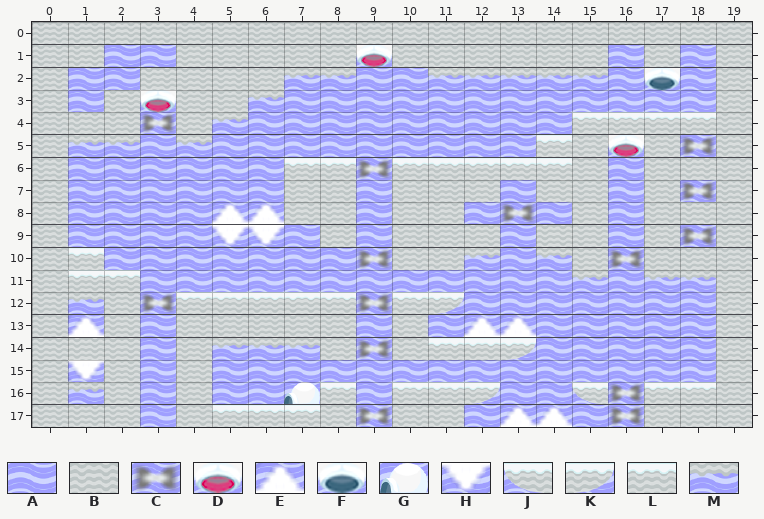
One commit to this Tiled map: data/map/08.tmx. The picture above was drawn from the file before the commit.
Cells are 64x40 px. Shown: x 0..19, y 0..17.
Key: from "breakout": A 0 "bg", B 1 "solid", C 2 "solid", D 3 "shot", E 4 "death", F 5 "start", G 6 "exit", H 23 "trap_rev", J 37 "solid", K 38 "solid", L 39 "solid", M 41 "bottom".
_ is an empty cell.
Layer "Calque de Tile 1" before, first column x 0:
 0 BBBBBBBBBBBBBBBBBBBB
 1 BBAABBBBBDBBBBBBABAB
 2 BAABBBBMMAAMMMMMAFAB
 3 BABDBBMAAAAAAAAAAAAB
 4 BBBCBMAAAAAAAAALLLLB
 5 BMMAMAAAAAAAAALBDBCB
 6 BAAAAAALLCLLLLLBABBB
 7 BAAAAAABBABBBABBABCB
 8 BAAAAEEBBABBACABABBB
 9 BAAAAHHABABBBABBABCB
10 BLAAAAAAACBBMAMBCBBB
11 BLLAAAAAAAAAAAAMAMMB
12 BMBCLLLLLCLKAAAAAAAB
13 BEBABBBBBABAEEAAAAAB
14 BBBABMMMBCBLLKAAAAAB
15 BHBABAAAAAAAAAAAAAAB
16 BMBABAAGLALLKAAJCLLB
17 BBBABLLLBCBBAEEACBBB
Once edited:
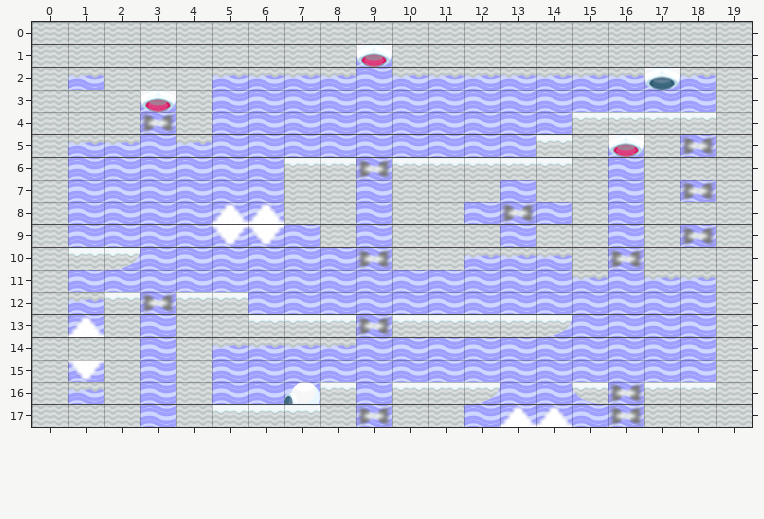
The exact change:
Layer "Calque de Tile 1":
y 1: x 2..3 AA -> BB; x 16 A -> B; x 18 A -> B
y 2: x 1..2 AA -> MB; x 5..6 BB -> MM; x 10 A -> M; x 16 A -> M; x 18 A -> M
y 3: x 1 A -> B; x 5..6 BM -> AA
y 4: x 5 M -> A
y 10: x 2 A -> K; x 13 A -> M
y 11: x 1..2 LL -> AA
y 12: x 2 B -> L; x 6..11 LLLCLK -> AAAAAA
y 13: x 6..14 BBBABAEEA -> LLLCLLLLK
y 14: x 8..13 BCBLLK -> MAAAAA
Boxes around the changes in both pictures, in picture pixels (x1, y1, x2, y2):
changed: (68, 45, 176, 112)
changed: (608, 45, 644, 78)
changed: (680, 45, 716, 78)
changed: (212, 75, 284, 122)
changed: (392, 68, 428, 78)
changed: (68, 248, 140, 300)
changed: (500, 248, 536, 258)
changed: (248, 292, 572, 360)
